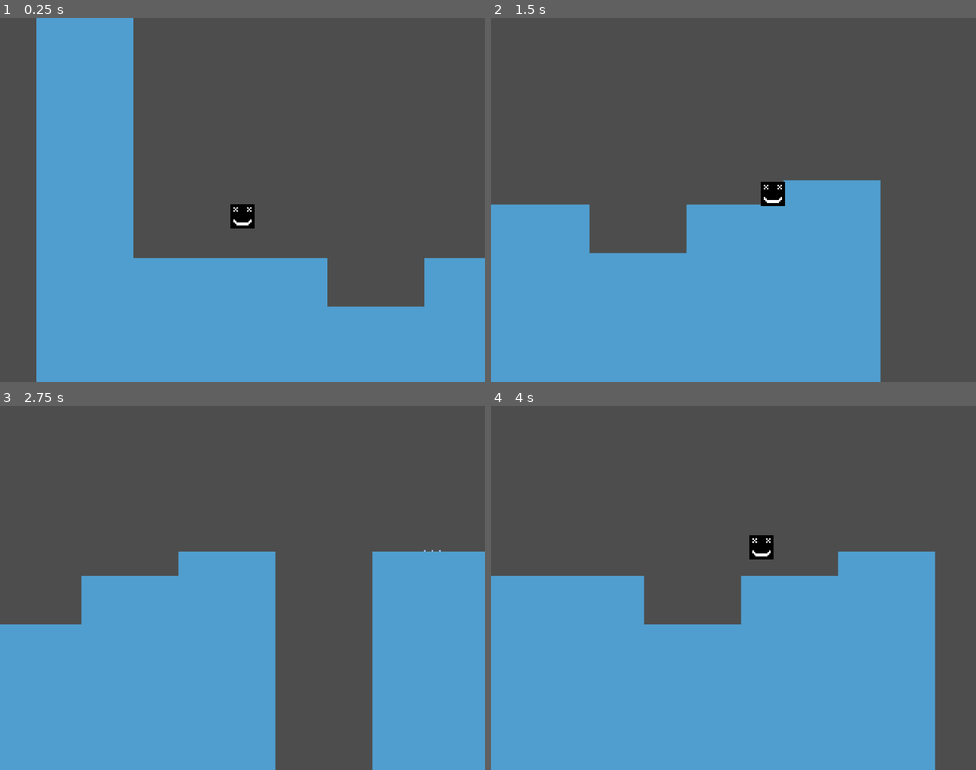
Above: before the commit, frames 1-4 (two rows, left to right).
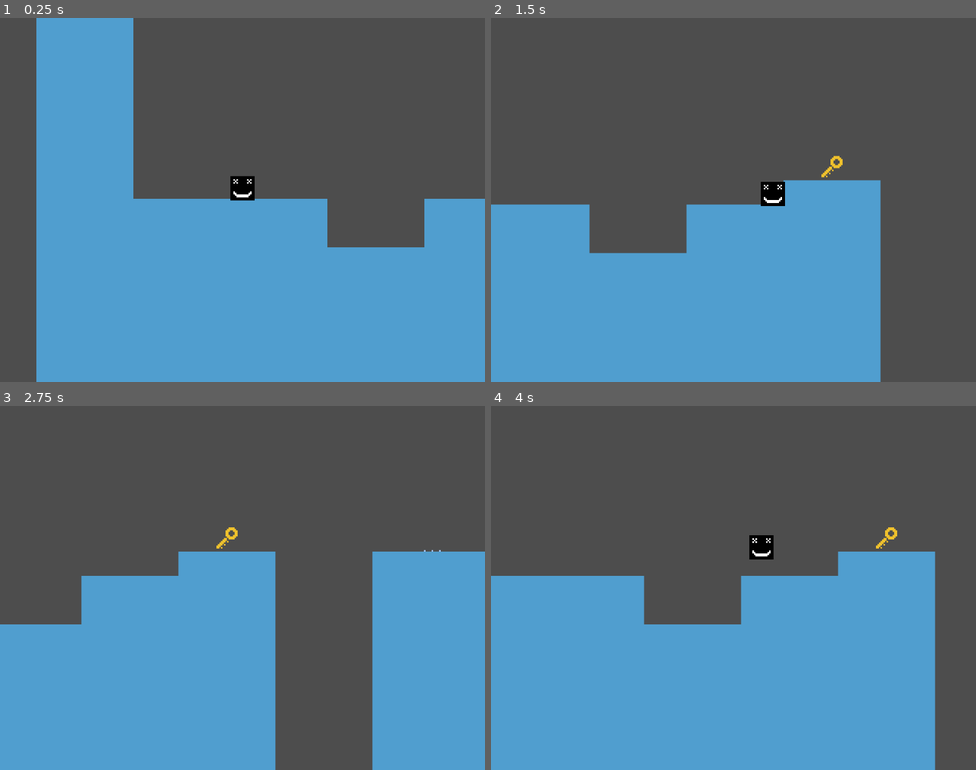
Above: after the commit, the same moments.

Repository: AashaStudios/DoodlyGameJam1
Game: Godot game, scene res://scenes/game.tscn
Two runs of this game, one before a commit and one after it. Both use one fixed random seed, a clock stepped at 60 frames per second and the inputs below.
Inputs:
- Up to frame 1 (0.25 s): no input
- Up to frame 2 (1.5 s): tap Enter (ui_accept) at 0.5, 0.77 s; hold Right (ui_right) from 0.53 s (still down)
- Up to frame 3 (2.75 s): tap Enter (ui_accept) at 1.52 s; release Right (ui_right) at 2.03 s; hold Left (ui_left) from 2.03 s (still down)
- Up to frame 4 (4 s): release Left (ui_left) at 2.78 s; hold Right (ui_right) from 2.78 s (still down); tap Enter (ui_accept) at 3.02, 3.77 s

The runs differ from the first frame. In frame 1, 12% of the frame differs, in the area x 27-100%, y 43-80%; in frame 2, less than 0.1%; in frame 3, less than 0.1%; in frame 4, less than 0.1%.

Commit message:
Created Key

Diff:
--- a/scenes/game.tscn
+++ b/scenes/game.tscn
@@ -6,6 +6,7 @@
 [ext_resource type="PackedScene" uid="uid://ttiffgabn35f" path="res://scenes/killzone.tscn" id="4_lbhrr"]
 [ext_resource type="PackedScene" uid="uid://ckx5wyhsbrtbn" path="res://scenes/spike.tscn" id="5_iywne"]
 [ext_resource type="PackedScene" uid="uid://be6o1b58keqjc" path="res://scenes/moving_spike.tscn" id="6_p57ef"]
+[ext_resource type="PackedScene" uid="uid://42otgsm0wb1" path="res://scenes/key.tscn" id="7_u5sy4"]
 
 [sub_resource type="TileSetAtlasSource" id="TileSetAtlasSource_lnu2h"]
 texture = ExtResource("2_yqjtg")
@@ -60,7 +61,7 @@
 
 [node name="Player" parent="." unique_id=112369351 instance=ExtResource("1_uwrxv")]
 z_index = 5
-position = Vector2(8, 64)
+position = Vector2(8, 112)
 
 [node name="Camera2D" type="Camera2D" parent="Player" unique_id=1985321138]
 limit_bottom = 240
@@ -77,6 +78,7 @@
 shape = SubResource("WorldBoundaryShape2D_iywne")
 
 [node name="Platforms" type="Node2D" parent="." unique_id=362450682]
+z_index = -1
 
 [node name="Platform" parent="Platforms" unique_id=2144402231 instance=ExtResource("3_lnu2h")]
 position = Vector2(1120, 56)
@@ -87,10 +89,13 @@
 [node name="Platform3" parent="Platforms" unique_id=1146860789 instance=ExtResource("3_lnu2h")]
 position = Vector2(1120, -40)
 
-[node name="Platform4" parent="Platforms" unique_id=824075790 instance=ExtResource("3_lnu2h")]
+[node name="MovingPlatforms" type="Node2D" parent="." unique_id=302224798]
+z_index = -1
+
+[node name="Platform" parent="MovingPlatforms" unique_id=824075790 instance=ExtResource("3_lnu2h")]
 position = Vector2(864, 104)
 
-[node name="AnimationPlayer" type="AnimationPlayer" parent="Platforms/Platform4" unique_id=1057117975]
+[node name="AnimationPlayer" type="AnimationPlayer" parent="MovingPlatforms/Platform" unique_id=1057117975]
 libraries/ = SubResource("AnimationLibrary_gee14")
 autoplay = &"move"
 
@@ -161,3 +166,8 @@
 
 [node name="MovingSpike" parent="MovingSpikes" unique_id=1293692750 instance=ExtResource("6_p57ef")]
 position = Vector2(360, 96)
+
+[node name="Keys" type="Node2D" parent="." unique_id=217453306]
+
+[node name="Key" parent="Keys" unique_id=1097968565 instance=ExtResource("7_u5sy4")]
+position = Vector2(224, 88)
--- /dev/null
+++ b/scenes/key.gd
@@ -0,0 +1,5 @@
+extends Area2D
+
+
+func _on_body_entered(_body: Node2D) -> void:
+    queue_free()
--- /dev/null
+++ b/scenes/key.tscn
@@ -0,0 +1,19 @@
+[gd_scene format=3 uid="uid://42otgsm0wb1"]
+
+[ext_resource type="Script" uid="uid://d2f0wtnekjraa" path="res://scenes/key.gd" id="1_fttkb"]
+[ext_resource type="Texture2D" uid="uid://de504luq7uc4m" path="res://assets/key.png" id="1_yk2u2"]
+
+[sub_resource type="CircleShape2D" id="CircleShape2D_fttkb"]
+
+[node name="Key" type="Area2D" unique_id=1097968565]
+collision_mask = 2
+script = ExtResource("1_fttkb")
+
+[node name="Sprite2D" type="Sprite2D" parent="." unique_id=330434692]
+position = Vector2(0, -1)
+texture = ExtResource("1_yk2u2")
+
+[node name="CollisionShape2D" type="CollisionShape2D" parent="." unique_id=2004592394]
+shape = SubResource("CircleShape2D_fttkb")
+
+[connection signal="body_entered" from="." to="." method="_on_body_entered"]
Binary file added: assets/gate.png
Not shown, added: assets/gate.png.import
Binary file added: assets/key.png
Not shown, added: assets/key.png.import
Not shown, added: scenes/key.gd.uid
